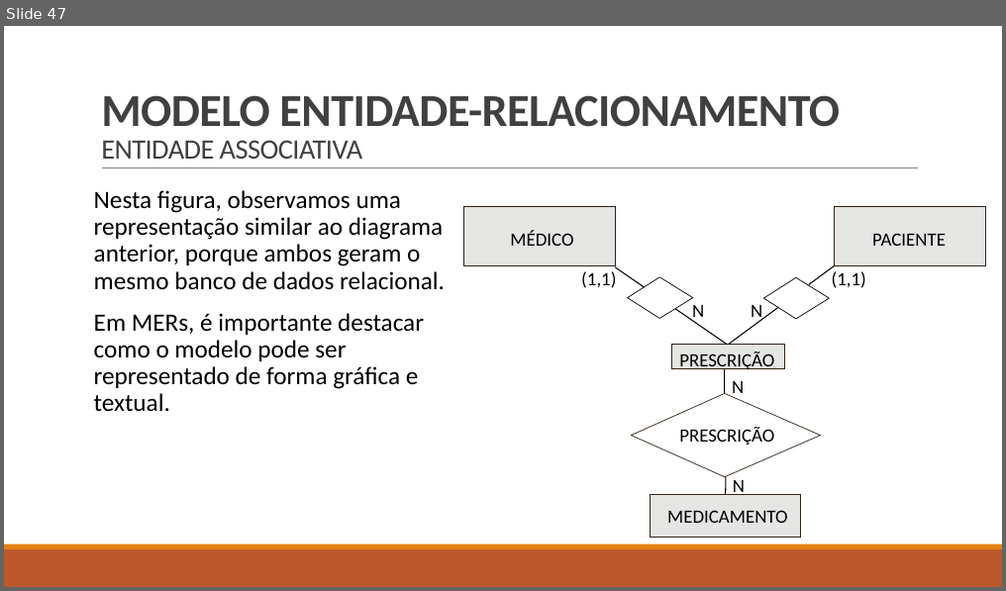
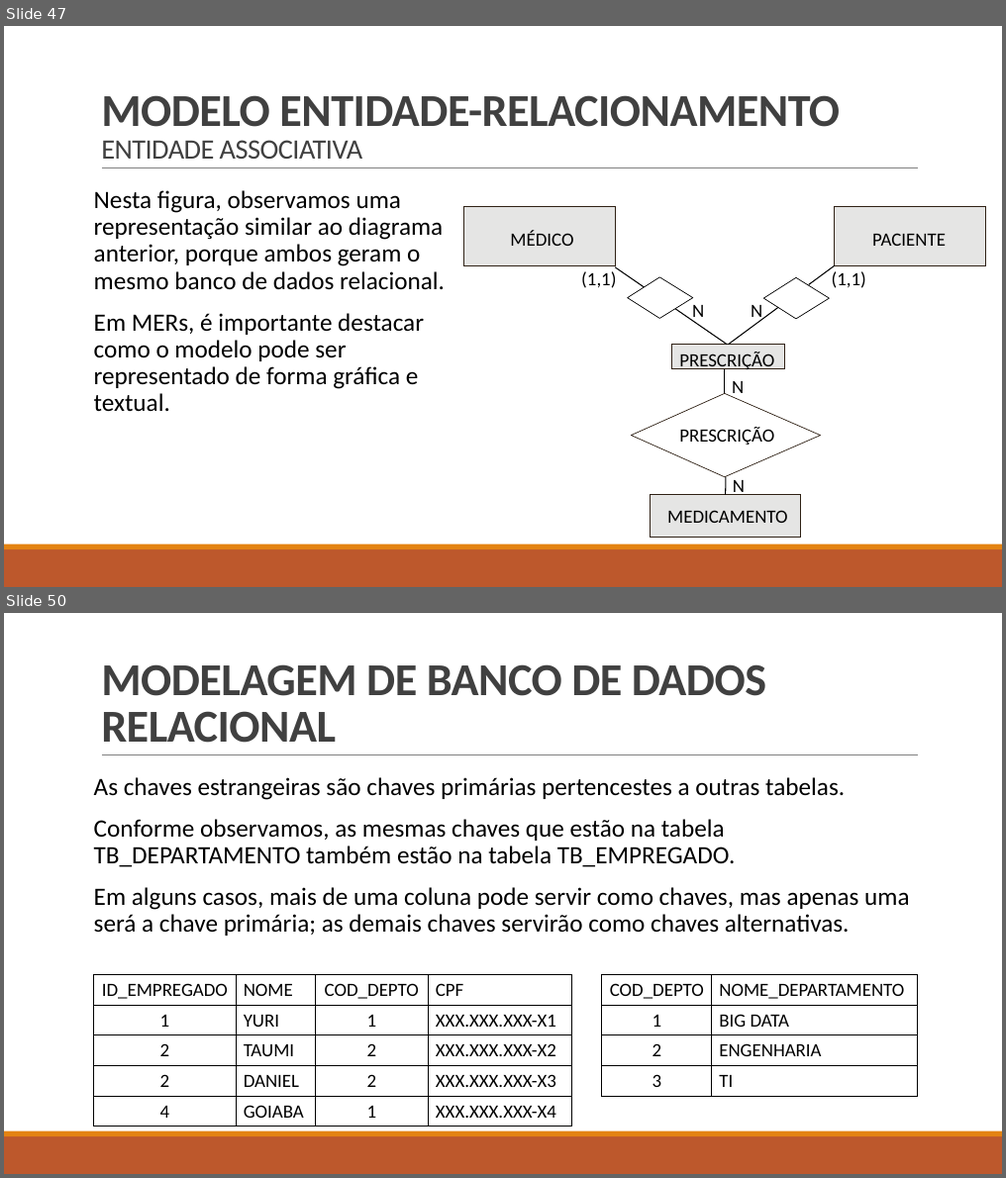
Before and after one commit to LucasHerculanoAmaro/Minhas-Aulas, a slide deck: Euripedes Simões de Paula/Banco de Dados/Aula 5/Projeto de banco de dados.pptx. Shown one above the other, each under a label of ours: slide 47 before the commit, slides 47 and 50 after it; the slides between them are not shown. The pictures are 1006x591 and 1006x1178 pixels, drawn with LibreOffice and Linux fonts; fonts in the diff are those of the drawing. Boxes give left, top, right and bottom in pixels: in the first picture for what was removed or moved away, otherwise in the second. Text is boxed around its words. In the diff, an @@ line names an element or a change of style, - is before the commit and + after.

```diff
--- a/Euripedes Simões de Paula/Banco de Dados/Aula 5/Projeto de banco de dados.pptx
+++ b/Euripedes Simões de Paula/Banco de Dados/Aula 5/Projeto de banco de dados.pptx
@@ slide 50 added at [4, 613, 1002, 1174], background #FFFFFF; not listed: 3 template elements that a slide beside it also shows @@
@@ title added at [101, 664, 766, 743], 44 pt, text #404040, bold @@
+MODELAGEM DE BANCO DE DADOS RELACIONAL
@@ text added at [94, 770, 918, 1129], fill #FFFFFF, outline #FFFFFF 1.25 pt, 24 pt, text #000000 @@
+As chaves estrangeiras são chaves primárias pertencestes a outras tabelas.
+Conforme observamos, as mesmas chaves que estão na tabela TB_DEPARTAMENTO também estão na tabela TB_EMPREGADO.
+Em alguns casos, mais de uma coluna pode servir como chaves, mas apenas uma será a chave primária; as demais chaves servirão como chaves alternativas.
@@ table added at [94, 975, 572, 1128], 5 rows, 4 columns @@
+ID_EMPREGADO | NOME | COD_DEPTO | CPF
+1 | YURI | 1 | XXX.XXX.XXX-X1
+2 | TAUMI | 2 | XXX.XXX.XXX-X2
+2 | DANIEL | 2 | XXX.XXX.XXX-X3
+4 | GOIABA | 1 | XXX.XXX.XXX-X4
@@ table added at [602, 975, 918, 1096], 4 rows, 2 columns @@
+COD_DEPTO | NOME_DEPARTAMENTO
+1 | BIG DATA
+2 | ENGENHARIA
+3 | TI
```
Also in this commit, not shown: 3 other slides added.
